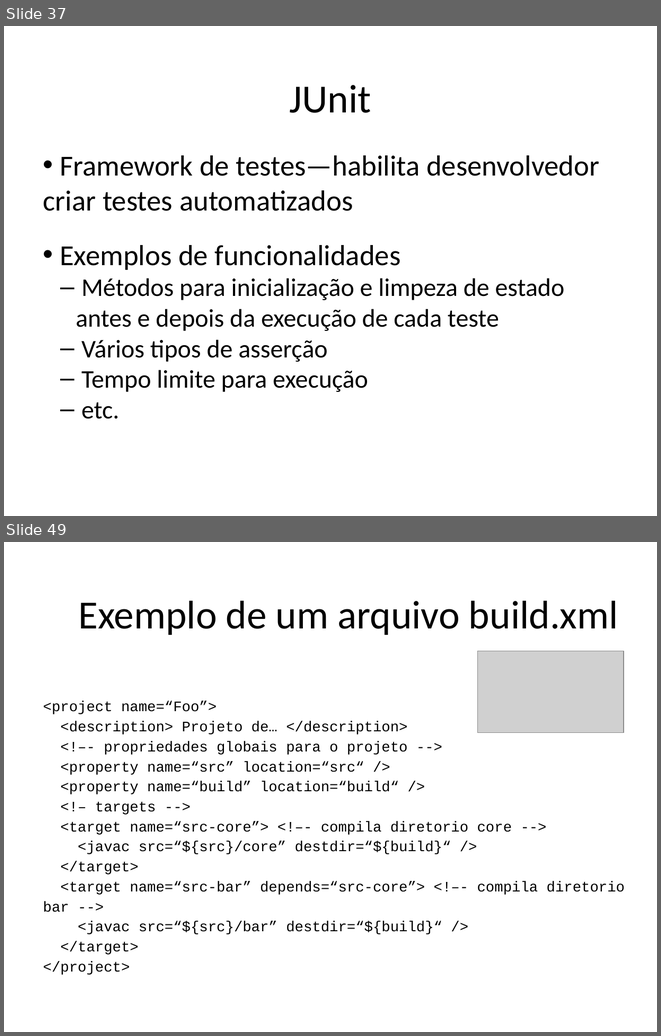
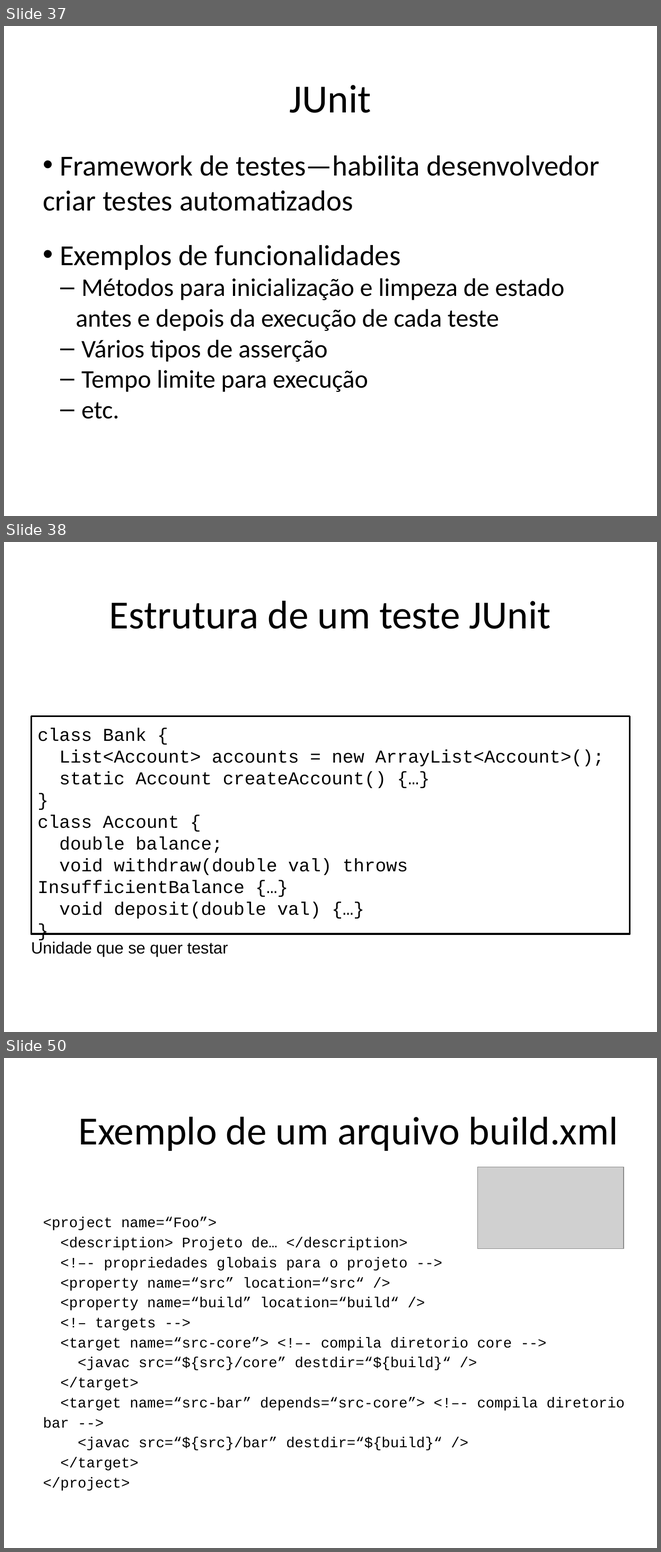
Before and after one commit to STAR-RG/testing-cin, a slide deck: slides.pptx. Shown one above the other, each under a label of ours: slides 37 and 49 before the commit, slides 37, 38 and 50 after it; the slides between them are not shown. The pictures are 661x1036 and 661x1552 pixels, drawn with LibreOffice and Linux fonts; fonts in the diff are those of the drawing; grey boxes stand for pictures. Boxes give left, top, right and bottom in pixels: in the first picture for what was removed or moved away, otherwise in the second. Text is boxed around its words. In the diff, an @@ line names an element or a change of style, - is before the commit and + after.

```diff
--- a/slides.pptx
+++ b/slides.pptx
@@ slide 38 added at (x1=4, y1=542, x2=657, y2=1032), background #FFFFFF @@
@@ text added at (x1=109, y1=600, x2=550, y2=629), 44 pt, text #000000 @@
+Estrutura de um teste JUnit
@@ rectangle added at (x1=32, y1=716, x2=630, y2=934), fill #FFFFFF, outline #000000 2 pt, 20 pt, text #000000 @@
+class Bank {
+List<Account> accounts = new ArrayList<Account>();
+static Account createAccount() {…}
+}
+class Account {
+double balance;
+void withdraw(double val) throws InsufficientBalance {…}
+void deposit(double val) {…}
+}
@@ text added at (x1=31, y1=941, x2=228, y2=956), 18 pt, text #000000 @@
+Unidade que se quer testar
@@ what was slide 49 is now slide 50 @@
```
Also in this commit, not shown: 18 slides changed, 4 other slides added, 1 slide removed.
